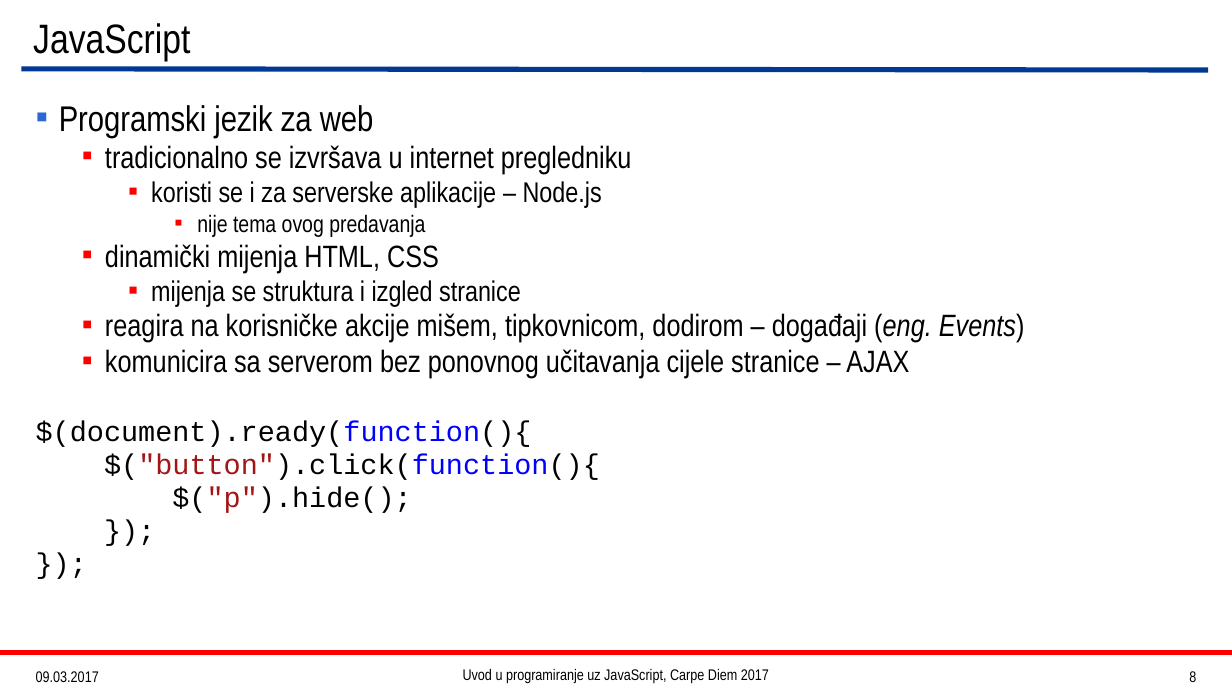
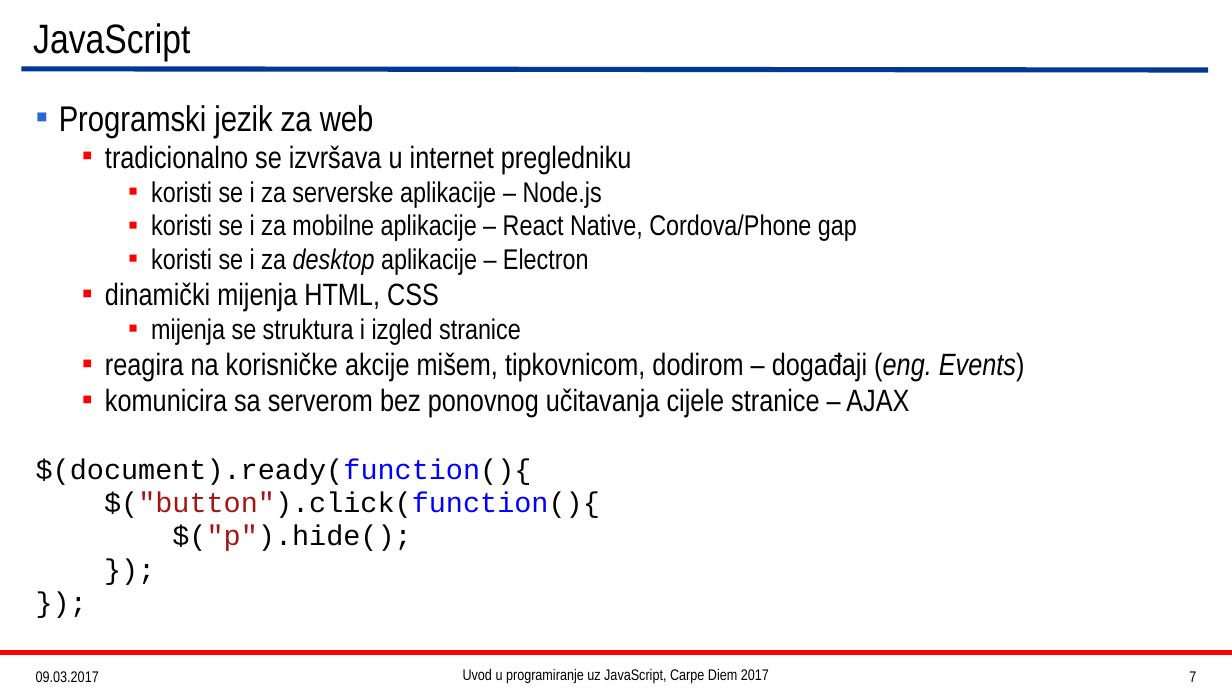
Before and after one commit to Fosna/cd-js-2017, a slide deck: slide 7 of JavaScriptTheBeginning.pptx (slide 8 before the commit). Drawn at 1232x693 pixels with LibreOffice and Linux fonts; fonts in the diff are those of the drawing. Boxes give left, top, right and bottom in pixels: in the first picture for what was removed or moved away, otherwise in the second. Text is boxed around its words. In the diff, an @@ line names an element or a change of style, - is before the commit and + after.

```diff
--- a/JavaScriptTheBeginning.pptx
+++ b/JavaScriptTheBeginning.pptx
@@ text at (151, 214, 857, 275): text changed; size 18.5 to 22.2 pt @@
-      ▪ nije tema ovog predavanja
+    ▪ koristi se i za mobilne aplikacije – React Native, Cordova/Phone gap
+    ▪ koristi se i za desktop aplikacije – Electron
@@ page number at (1189, 671, 1196, 682): text changed @@
-8
+7
```
Also in this commit, not shown: 1 other slide changed, 2 slides removed.
